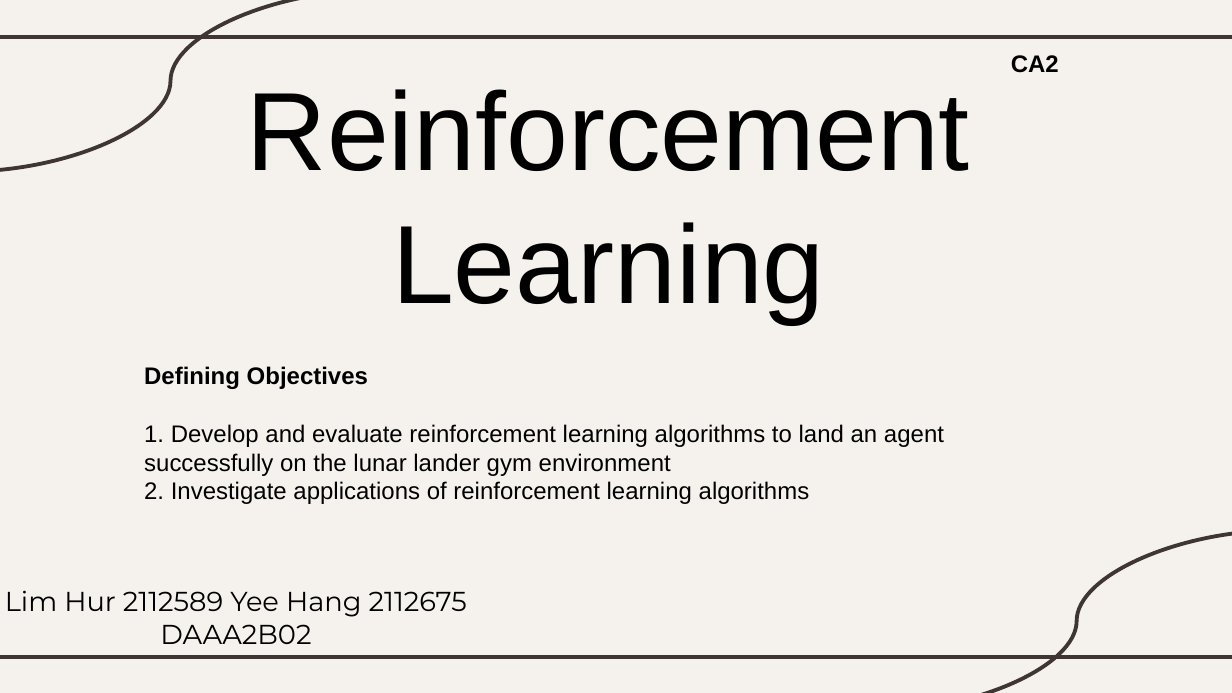
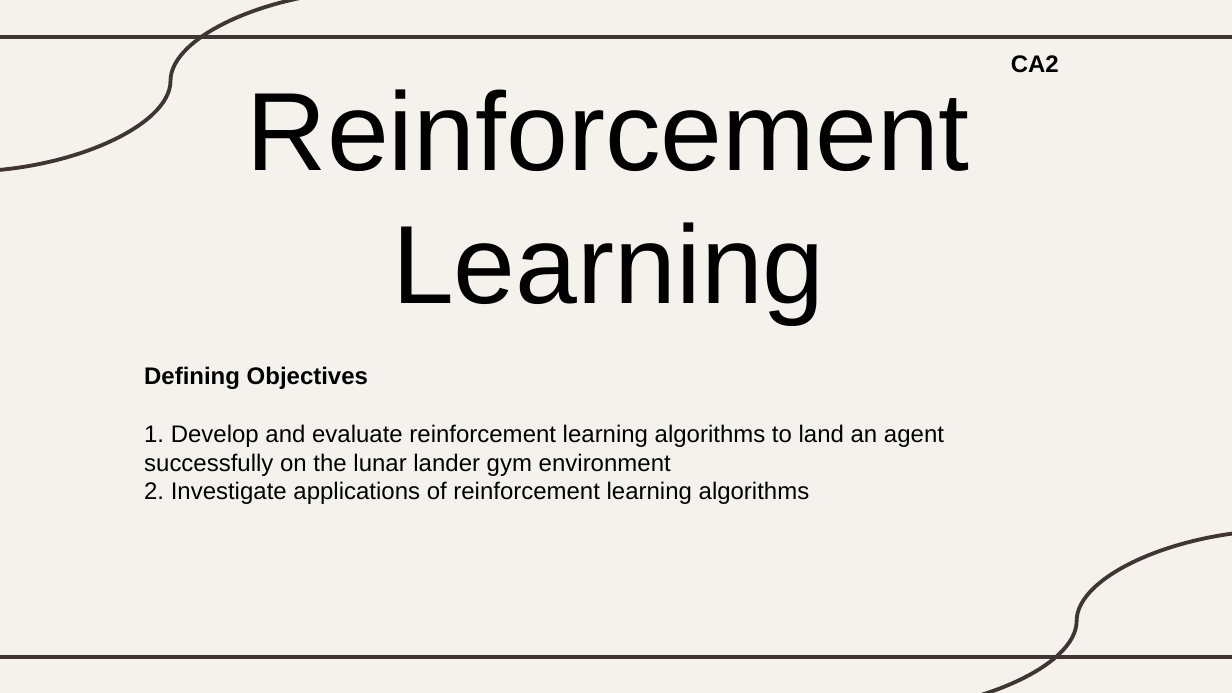
Before and after one commit to YHSP-AI/Lunar-Lander-Reinforcement-Learning, a slide deck: slide 1 of Lunar Lander.pptx. Drawn at 1232x693 pixels with LibreOffice and Linux fonts; fonts in the diff are those of the drawing. Boxes give left, top, right and bottom in pixels: in the first picture for what was removed or moved away, otherwise in the second. Text is boxed around its words. In the diff, an @@ line names an element or a change of style, - is before the commit and + after.

Commit message:
minor fix

```diff
--- a/Lunar Lander.pptx
+++ b/Lunar Lander.pptx
@@ subtitle removed at (5,590,467,644) @@
-Lim Hur 2112589 Yee Hang 2112675
-DAAA2B02
```
